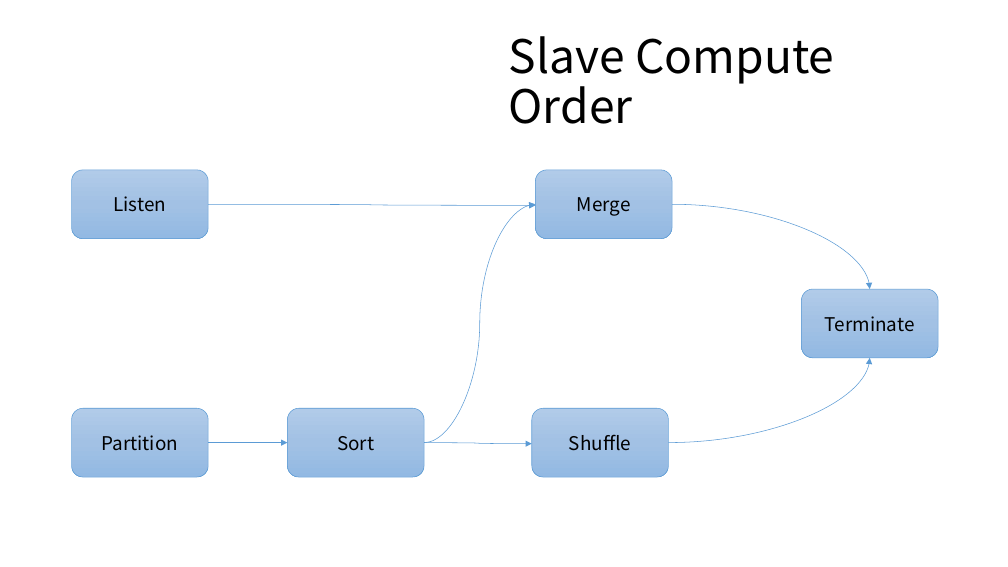
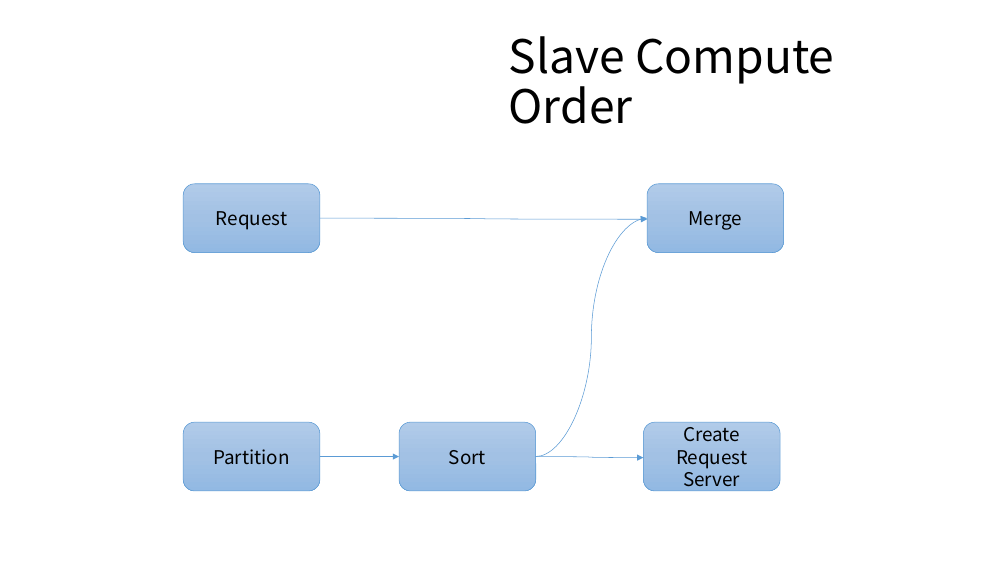
Before and after one commit to Eyebrowmoon/CS490, a slide deck: slide 30 of project.pptx (slide 29 before the commit). Drawn at 1008x567 pixels with LibreOffice and Linux fonts; fonts in the diff are those of the drawing. Boxes give left, top, right and bottom in pixels: in the first picture for what was removed or moved away, otherwise in the second. Text is boxed around its words. In the diff, an @@ line names an element or a change of style, - is before the commit and + after.

```diff
--- a/project.pptx
+++ b/project.pptx
@@ curved arrow removed from (672, 204) to (870, 289) @@
@@ text in rounded rectangle at (216,211,287,230): text changed @@
-Listen
+Request
@@ rounded rectangle removed at (802,289,938,358) @@
-Terminate
@@ curved arrow removed from (668, 443) to (870, 358) @@
@@ 5 rounded rectangles, 3 curved arrows, 1 arrow: place and size @@
-5 rounded rectangles, 3 curved arrows, 1 arrow at (72,170,672,477)
+5 rounded rectangles, 3 curved arrows, 1 arrow at (183,184,784,491)
@@ text in rounded rectangle at (676,427,747,492): text changed @@
-Shuffle
+Create
+Request
+Server
```
Also in this commit, not shown: 6 other slides changed, 1 slide added, 2 slides removed, 11 other files.
